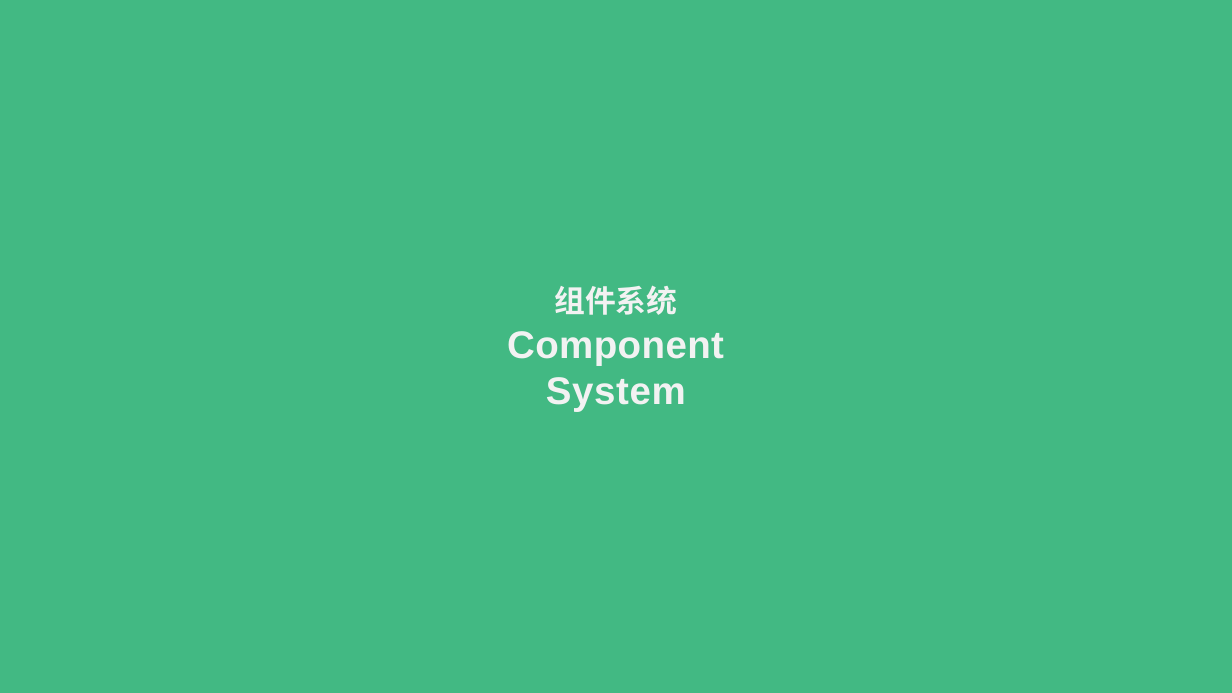
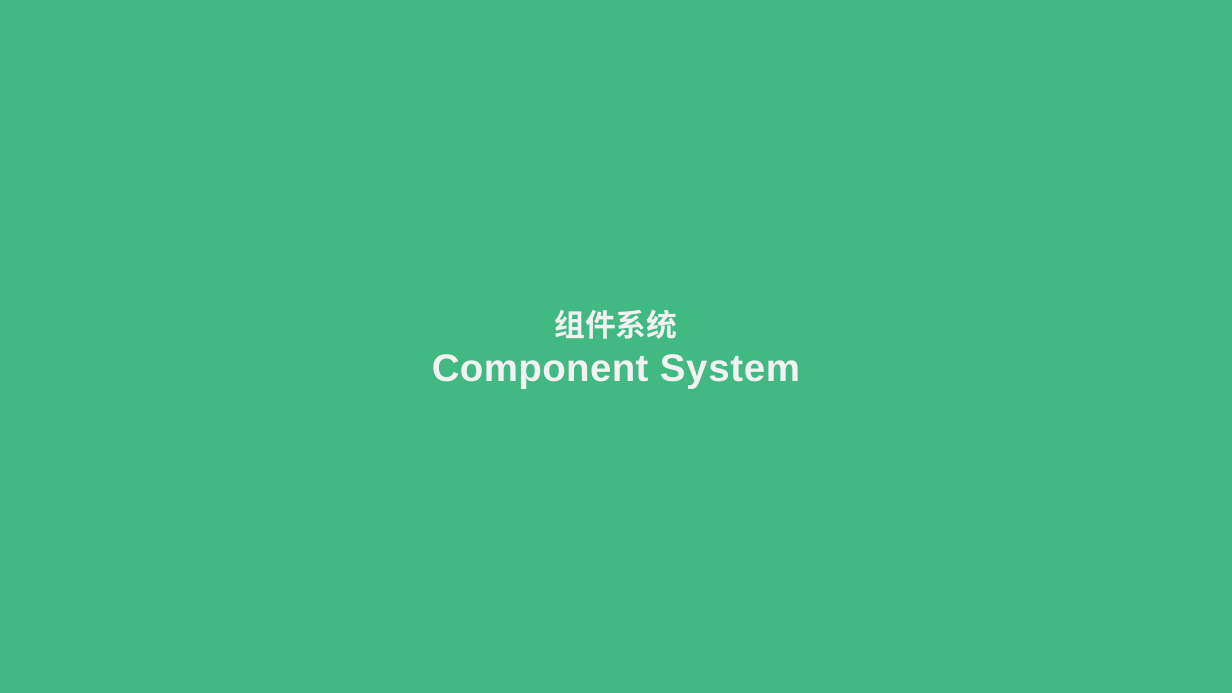
Before and after one commit to RamirezET/vue-sharing, a slide deck: slide 15 of Vue 2.pptx. Drawn at 1232x693 pixels with LibreOffice and Linux fonts; fonts in the diff are those of the drawing. Boxes give left, top, right and bottom in pixels: in the first picture for what was removed or moved away, otherwise in the second. Text is boxed around its words. In the diff, an @@ line names an element or a change of style, - is before the commit and + after.

```diff
--- a/Vue 2.pptx
+++ b/Vue 2.pptx
@@ title "组件系统" rewrapped from (x1=507, y1=285, x2=724, y2=412) to (x1=432, y1=309, x2=800, y2=389) @@
```
Also in this commit, not shown: 7 other slides changed, 7 other files.
